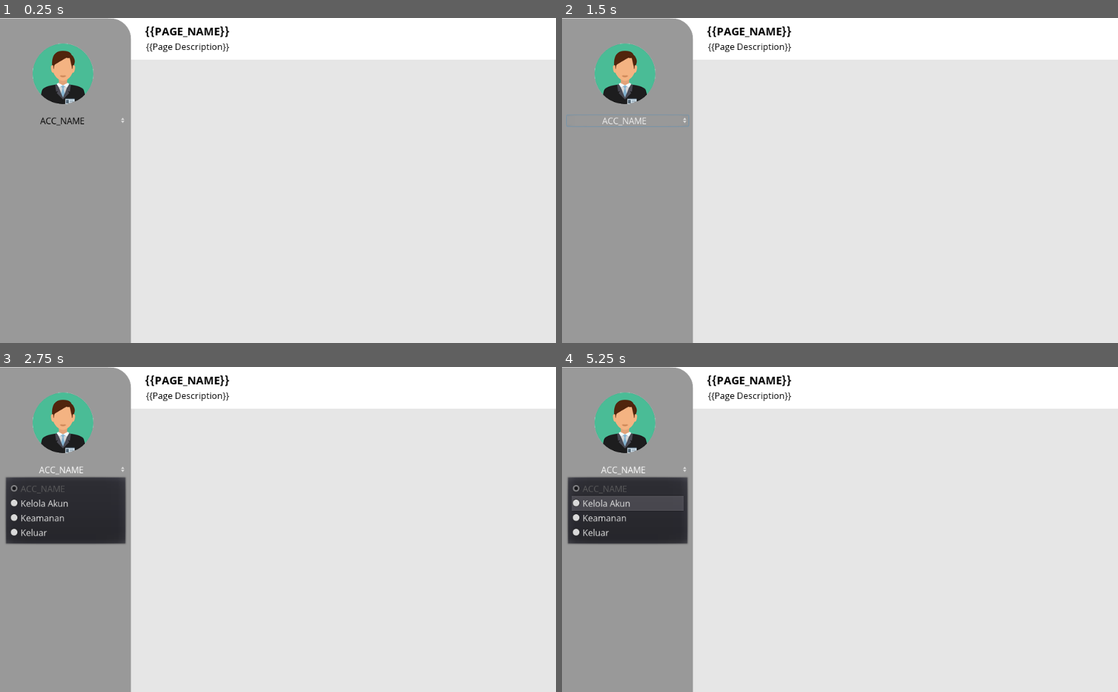
Above: before the commit, frames 1-4 (two rows, left to right).
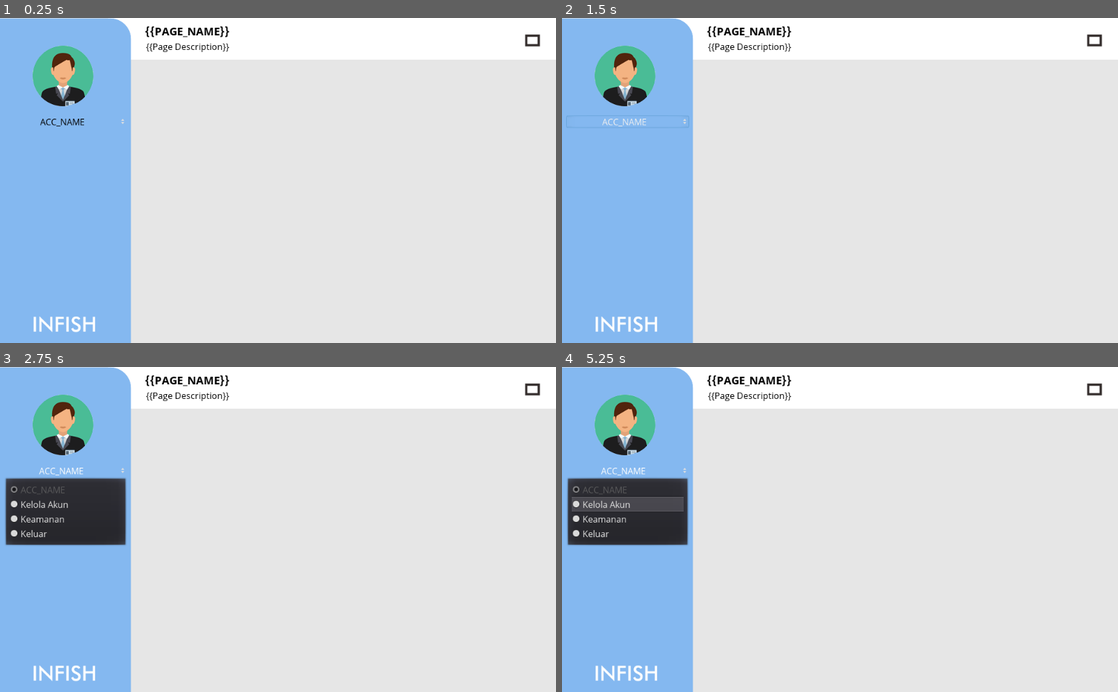
Above: after the commit, the same moments.

Repository: darkun7/Infish
Game: Godot game, scene res://src/view/layout/base.tscn
Two runs of this game, one before a commit and one after it. Both use one fixed random seed, a clock stepped at 60 frames per second and the inputs below. This scene is started directly instead of the project's main scene.
Inputs (mouse positions are in pixels of both pictures, inside the frame that each line leads up to):
- Up to frame 1 (0.25 s): no input
- Up to frame 2 (1.5 s): click "ACC_NAME" at 0.5 s; click (628, 323) at 1.27 s
- Up to frame 3 (2.75 s): click "ACC_NAME" at 2 s
- Up to frame 4 (5.25 s): click (628, 672) at 2.77 s; click "ACC_NAME" at 3.5 s; click (628, 672) at 4.27 s; tap Enter at 5 s

The runs differ from the first frame. In frame 1, 22% of the frame differs, in the area x 0-98%, y 0-100%; in frame 2, 22%; in frame 3, 18%; in frame 4, 19%.

Commit message:
Add some asset

Diff:
--- a/Infish Desktop/asset/ui/msgbox/MsgBox.gd
+++ b/Infish Desktop/asset/ui/msgbox/MsgBox.gd
@@ -11,14 +11,13 @@
 
 func open(type, title, message):
 	var word = (message.split(' ', false).size())*1.2
-	if type == "sukses" or type == "1":
-		$box.color = "00ffb1"
-	elif type == "info" or type == "2":
-		$box.color = "00fff9"
-	elif type == "error" or type == "3":
-		$box.color = "ff9c9c"
-	else:
-		$box.color = "ff9c9c"
+	match type:
+		"SUKSES":
+			$box.color = "00ffb1"
+		"INFO":
+			$box.color = "00fff9"
+		"ERROR":
+			$box.color = "ff9c9c"
 	$box/head/text.text = title
 	$box/message.text = message
 	$timer.wait_time = word
--- a/Infish Desktop/src/controller/AuthController.gd
+++ b/Infish Desktop/src/controller/AuthController.gd
@@ -25,10 +25,10 @@
 	var inputs = [fname, lname, phone, surel, sandi]
 	var reqs   = [1,1,1,1,1]
 	if(Handler.validate(inputs, reqs)):
-		$MsgBox.open("sukses","Pendaftaran","Anda berhasil melakukan pendaftaran.")
+		$MsgBox.open("SUKSES","Pendaftaran","Anda berhasil melakukan pendaftaran.")
 		_on_btn_goto_login_button_up()
 	else:
-		$MsgBox.open("error","Pendaftaran","Harap mengisi formulir pendaftaran.")
+		$MsgBox.open("ERROR","Pendaftaran","Harap mengisi formulir pendaftaran.")
 
 # ========= Login ========
 func _on_btn_login_button_up():
@@ -40,4 +40,4 @@
 	if(Handler.validate(inputs, reqs)):
 		get_tree().change_scene("res://src/view/Dasbor.tscn")
 	else:
-		$MsgBox.open("error","Masuk","Kredensial alamat surel/ kata sandi tidak tepat.")
+		$MsgBox.open("ERROR","Masuk","Kredensial alamat surel/ kata sandi tidak tepat.")
--- a/Infish Desktop/src/controller/DasborController.gd
+++ b/Infish Desktop/src/controller/DasborController.gd
@@ -1,6 +1,8 @@
 extends Control
 #onready var session =
 
+var active_page
+
 func _ready():
-	$layout/Header/Control/PageName.text = "Dasbor"
-	$layout/Header/Control/PageDesc.text = "Dasbor untuk "
+	$base/Header/Wraper/PageName.text = "Dasbor"
+	$base/Header/Wraper/PageDesc.text = "Dasbor untuk "
--- /dev/null
+++ b/Infish Desktop/src/modal/MySQL.gd
@@ -0,0 +1,9 @@
+extends HTTPRequest
+
+
+func _ready():
+	pass # Replace with function body.
+
+# Called every frame. 'delta' is the elapsed time since the previous frame.
+#func _process(delta):
+#	pass
--- a/Infish Desktop/src/view/Auth.tscn
+++ b/Infish Desktop/src/view/Auth.tscn
@@ -29,7 +29,6 @@
 margin_bottom = 602.0
 
 [node name="split" type="HSplitContainer" parent="container"]
-editor/display_folded = true
 margin_right = 1024.0
 margin_bottom = 602.0
 rect_min_size = Vector2( 1024, 600 )
@@ -44,7 +43,6 @@
 texture = ExtResource( 2 )
 
 [node name="r_side" type="CenterContainer" parent="container/split"]
-editor/display_folded = true
 margin_left = 688.0
 margin_right = 1024.0
 margin_bottom = 602.0
--- a/Infish Desktop/src/view/Dasbor.tscn
+++ /dev/null
@@ -1,155 +0,0 @@
-[gd_scene load_steps=9 format=2]
-
-[ext_resource path="res://src/controller/DasborController.gd" type="Script" id=1]
-[ext_resource path="res://src/view/layout/base.tscn" type="PackedScene" id=2]
-[ext_resource path="res://asset/ui/button/button_normal.png" type="Texture" id=3]
-[ext_resource path="res://asset/ui/button/button_hover.png" type="Texture" id=4]
-[ext_resource path="res://asset/ui/font/NotoSans-Bold.ttf" type="DynamicFontData" id=5]
-[ext_resource path="res://asset/ui/ui.theme" type="Theme" id=6]
-
-[sub_resource type="StyleBoxEmpty" id=1]
-
-[sub_resource type="DynamicFont" id=2]
-font_data = ExtResource( 5 )
-
-[node name="Dasbor" type="Control"]
-anchor_right = 1.0
-anchor_bottom = 1.0
-script = ExtResource( 1 )
-
-[node name="layout" parent="." instance=ExtResource( 2 )]
-
-[node name="menucontent" type="PanelContainer" parent="layout"]
-editor/display_folded = true
-margin_left = 25.0
-margin_top = 208.0
-margin_right = 221.0
-margin_bottom = 416.0
-custom_styles/panel = SubResource( 1 )
-
-[node name="ScrollContainer" type="ScrollContainer" parent="layout/menucontent"]
-margin_right = 196.0
-margin_bottom = 208.0
-
-[node name="VBoxContainer" type="VBoxContainer" parent="layout/menucontent/ScrollContainer"]
-margin_right = 180.0
-margin_bottom = 242.0
-
-[node name="button" type="TextureButton" parent="layout/menucontent/ScrollContainer/VBoxContainer"]
-editor/display_folded = true
-margin_right = 180.0
-margin_bottom = 37.0
-texture_normal = ExtResource( 3 )
-texture_hover = ExtResource( 4 )
-stretch_mode = 5
-
-[node name="Label" type="Label" parent="layout/menucontent/ScrollContainer/VBoxContainer/button"]
-anchor_right = 1.0
-anchor_bottom = 1.0
-margin_left = 15.0
-custom_fonts/font = SubResource( 2 )
-custom_colors/font_color = Color( 0, 0, 0, 1 )
-text = "Button Text"
-valign = 1
-
-[node name="button2" type="TextureButton" parent="layout/menucontent/ScrollContainer/VBoxContainer"]
-editor/display_folded = true
-margin_top = 41.0
-margin_right = 180.0
-margin_bottom = 78.0
-texture_normal = ExtResource( 3 )
-texture_hover = ExtResource( 4 )
-stretch_mode = 5
-
-[node name="Label" type="Label" parent="layout/menucontent/ScrollContainer/VBoxContainer/button2"]
-anchor_right = 1.0
-anchor_bottom = 1.0
-margin_left = 15.0
-custom_fonts/font = SubResource( 2 )
-custom_colors/font_color = Color( 0, 0, 0, 1 )
-text = "Button Text"
-valign = 1
-
-[node name="button3" type="TextureButton" parent="layout/menucontent/ScrollContainer/VBoxContainer"]
-editor/display_folded = true
-margin_top = 82.0
-margin_right = 180.0
-margin_bottom = 119.0
-texture_normal = ExtResource( 3 )
-texture_hover = ExtResource( 4 )
-stretch_mode = 5
-
-[node name="Label" type="Label" parent="layout/menucontent/ScrollContainer/VBoxContainer/button3"]
-anchor_right = 1.0
-anchor_bottom = 1.0
-margin_left = 15.0
-custom_fonts/font = SubResource( 2 )
-custom_colors/font_color = Color( 0, 0, 0, 1 )
-text = "Button Text"
-valign = 1
-
-[node name="button4" type="TextureButton" parent="layout/menucontent/ScrollContainer/VBoxContainer"]
-editor/display_folded = true
-margin_top = 123.0
-margin_right = 180.0
-margin_bottom = 160.0
-texture_normal = ExtResource( 3 )
-texture_hover = ExtResource( 4 )
-stretch_mode = 5
-
-[node name="Label" type="Label" parent="layout/menucontent/ScrollContainer/VBoxContainer/button4"]
-anchor_right = 1.0
-anchor_bottom = 1.0
-margin_left = 15.0
-custom_fonts/font = SubResource( 2 )
-custom_colors/font_color = Color( 0, 0, 0, 1 )
-text = "Button Text"
-valign = 1
-
-[node name="button5" type="TextureButton" parent="layout/menucontent/ScrollContainer/VBoxContainer"]
-editor/display_folded = true
-margin_top = 164.0
-margin_right = 180.0
-margin_bottom = 201.0
-texture_normal = ExtResource( 3 )
-texture_hover = ExtResource( 4 )
-stretch_mode = 5
-
-[node name="Label" type="Label" parent="layout/menucontent/ScrollContainer/VBoxContainer/button5"]
-anchor_right = 1.0
-anchor_bottom = 1.0
-margin_left = 15.0
-custom_fonts/font = SubResource( 2 )
-custom_colors/font_color = Color( 0, 0, 0, 1 )
-text = "Button Text"
-valign = 1
-
-[node name="button6" type="TextureButton" parent="layout/menucontent/ScrollContainer/VBoxContainer"]
-margin_top = 205.0
-margin_right = 180.0
-margin_bottom = 242.0
-texture_normal = ExtResource( 3 )
-texture_hover = ExtResource( 4 )
-stretch_mode = 5
-
-[node name="Label" type="Label" parent="layout/menucontent/ScrollContainer/VBoxContainer/button6"]
-anchor_right = 1.0
-anchor_bottom = 1.0
-margin_left = 15.0
-custom_fonts/font = SubResource( 2 )
-custom_colors/font_color = Color( 0, 0, 0, 1 )
-text = "Button Text"
-valign = 1
-
-[node name="pagecontent" type="PanelContainer" parent="layout"]
-margin_left = 258.0
-margin_top = 92.0
-margin_right = 1004.0
-margin_bottom = 582.0
-theme = ExtResource( 6 )
-
-[node name="ScrollContainer" type="ScrollContainer" parent="layout/pagecontent"]
-margin_right = 746.0
-margin_bottom = 490.0
-
-[node name="HBoxContainer" type="HBoxContainer" parent="layout/pagecontent/ScrollContainer"]
--- /dev/null
+++ b/Infish Desktop/src/view/layout/base.gd
@@ -0,0 +1,29 @@
+extends Control
+
+var fullscreen_mode = true
+
+func _ready():
+	#OS.window_borderless = true
+	pass
+
+# ========= Events ========
+func _on_quit_button_up():
+	get_tree().quit()
+
+func _on_fullscreen_button_up():
+	fullscreen(fullscreen_mode)
+	fullscreen_mode = !fullscreen_mode
+
+func _on_minimize_button_up():
+	OS.window_minimized = true
+
+# ========= Methods ========
+func fullscreen(type : bool = true):
+	OS.window_fullscreen = type
+	if (type):
+		#OS.window_borderless = false
+		$Control/fullscreen.set("texture_normal", load("res://asset/ui/icon/navigator/fullscreen-0.png"))
+	else:
+		#OS.window_borderless = true
+		$Control/fullscreen.set("texture_normal", load("res://asset/ui/icon/navigator/fullscreen-1.png"))
+	pass
--- a/Infish Desktop/src/view/layout/base.tscn
+++ b/Infish Desktop/src/view/layout/base.tscn
@@ -1,31 +1,39 @@
-[gd_scene load_steps=11 format=2]
+[gd_scene load_steps=17 format=2]
 
-[ext_resource path="res://asset/ui/font/NotoSans-Bold.ttf" type="DynamicFontData" id=1]
-[ext_resource path="res://asset/ui/font/OpenSans-Bold.ttf" type="DynamicFontData" id=2]
-[ext_resource path="res://asset/ui/font/OpenSans-Regular.ttf" type="DynamicFontData" id=3]
-[ext_resource path="res://asset/img/Petugas Kearsipan.png" type="Texture" id=4]
-[ext_resource path="res://asset/ui/ui.theme" type="Theme" id=5]
+[ext_resource path="res://src/view/layout/base.gd" type="Script" id=1]
+[ext_resource path="res://asset/ui/font/NotoSans-Bold.ttf" type="DynamicFontData" id=2]
+[ext_resource path="res://asset/ui/font/OpenSans-Bold.ttf" type="DynamicFontData" id=3]
+[ext_resource path="res://asset/ui/font/OpenSans-Regular.ttf" type="DynamicFontData" id=4]
+[ext_resource path="res://asset/ui/icon/navigator/fullscreen-1.png" type="Texture" id=5]
+[ext_resource path="res://asset/ui/icon/navigator/quit.png" type="Texture" id=6]
+[ext_resource path="res://asset/ui/icon/navigator/minimize.png" type="Texture" id=7]
+[ext_resource path="res://asset/img/logo_mini_white.png" type="Texture" id=8]
+[ext_resource path="res://asset/img/logo_mini_colored.png" type="Texture" id=9]
+[ext_resource path="res://asset/ui/ui.theme" type="Theme" id=10]
+[ext_resource path="res://asset/img/Petugas Kearsipan.png" type="Texture" id=11]
+
+[sub_resource type="DynamicFont" id=1]
+size = 20
+font_data = ExtResource( 2 )
+
+[sub_resource type="DynamicFont" id=2]
+font_data = ExtResource( 3 )
 
 [sub_resource type="DynamicFont" id=3]
-size = 20
-font_data = ExtResource( 1 )
+font_data = ExtResource( 4 )
 
-[sub_resource type="DynamicFont" id=4]
-font_data = ExtResource( 2 )
-
-[sub_resource type="DynamicFont" id=5]
-font_data = ExtResource( 3 )
-
-[sub_resource type="StyleBoxFlat" id=1]
+[sub_resource type="StyleBoxFlat" id=4]
+bg_color = Color( 0.517647, 0.721569, 0.941176, 1 )
 border_color = Color( 0, 0, 0, 1 )
 corner_radius_top_right = 38
 corner_detail = 23
 
-[sub_resource type="CanvasItemMaterial" id=2]
+[sub_resource type="CanvasItemMaterial" id=5]
 
 [node name="layout" type="Control"]
 anchor_right = 1.0
 anchor_bottom = 1.0
+script = ExtResource( 1 )
 
 [node name="bg_content" type="ColorRect" parent="."]
 anchor_right = 1.0
@@ -33,6 +41,7 @@
 color = Color( 0.901961, 0.901961, 0.901961, 1 )
 
 [node name="Header" type="MarginContainer" parent="."]
+editor/display_folded = true
 anchor_right = 1.0
 margin_left = 199.0
 margin_bottom = 77.0
@@ -41,21 +50,22 @@
 margin_right = 825.0
 margin_bottom = 77.0
 
-[node name="Control" type="Control" parent="Header"]
+[node name="Wraper" type="Control" parent="Header"]
+editor/display_folded = true
 margin_right = 825.0
 margin_bottom = 77.0
 
-[node name="PageName" type="Label" parent="Header/Control"]
+[node name="PageName" type="Label" parent="Header/Wraper"]
 anchor_right = 1.0
 margin_left = 67.6541
 margin_top = 10.0
 margin_right = -393.346
 margin_bottom = 38.0
-custom_fonts/font = SubResource( 3 )
+custom_fonts/font = SubResource( 1 )
 custom_colors/font_color = Color( 0, 0, 0, 1 )
 text = "{{PAGE_NAME}}"
 
-[node name="PageDesc" type="RichTextLabel" parent="Header/Control"]
+[node name="PageDesc" type="RichTextLabel" parent="Header/Wraper"]
 anchor_top = 1.0
 anchor_right = 1.0
 anchor_bottom = 1.0
@@ -63,25 +73,75 @@
 margin_top = -36.0
 margin_right = -394.346
 margin_bottom = -7.0
-custom_fonts/bold_italics_font = SubResource( 4 )
-custom_fonts/normal_font = SubResource( 5 )
+custom_fonts/bold_italics_font = SubResource( 2 )
+custom_fonts/normal_font = SubResource( 3 )
 custom_colors/default_color = Color( 0, 0, 0, 1 )
 text = "{{Page Description}}"
+
+[node name="Control" type="Control" parent="."]
+anchor_left = 1.0
+anchor_right = 1.0
+margin_left = -140.0
+margin_top = 20.0
+margin_bottom = 77.0
+
+[node name="fullscreen" type="TextureButton" parent="Control"]
+margin_left = 74.0
+margin_right = 120.0
+margin_bottom = 43.0
+texture_normal = ExtResource( 5 )
+expand = true
+stretch_mode = 5
+
+[node name="quit" type="TextureButton" parent="Control"]
+visible = false
+margin_left = 35.6
+margin_right = 79.6
+margin_bottom = 43.0
+texture_normal = ExtResource( 6 )
+expand = true
+stretch_mode = 5
+
+[node name="minimize" type="TextureButton" parent="Control"]
+visible = false
+margin_left = -3.20007
+margin_top = 0.0500031
+margin_right = 43.7999
+margin_bottom = 43.05
+texture_normal = ExtResource( 7 )
+expand = true
+stretch_mode = 5
 
 [node name="PanelContainer" type="PanelContainer" parent="."]
 margin_top = 1.0
 margin_right = 241.0
 margin_bottom = 600.0
-custom_styles/panel = SubResource( 1 )
+custom_styles/panel = SubResource( 4 )
 
 [node name="VBoxContainer" type="VBoxContainer" parent="PanelContainer"]
 margin_right = 241.0
 margin_bottom = 599.0
 
+[node name="Footer" type="Control" parent="PanelContainer/VBoxContainer"]
+margin_right = 241.0
+
+[node name="mini_logo" type="TextureButton" parent="PanelContainer/VBoxContainer/Footer"]
+margin_left = -2.0
+margin_top = 530.0
+margin_right = 239.0
+margin_bottom = 599.0
+texture_normal = ExtResource( 8 )
+texture_pressed = ExtResource( 9 )
+texture_hover = ExtResource( 8 )
+expand = true
+stretch_mode = 3
+
 [node name="bg_side" type="ColorRect" parent="PanelContainer/VBoxContainer"]
 show_behind_parent = true
-material = SubResource( 2 )
+material = SubResource( 5 )
+margin_top = 4.0
 margin_right = 241.0
+margin_bottom = 4.0
 color = Color( 0.768627, 0.768627, 0.768627, 1 )
 
 [node name="user_box" type="VBoxContainer" parent="PanelContainer/VBoxContainer/bg_side"]
@@ -96,6 +156,20 @@
 margin_right = 241.0
 margin_bottom = 76.0
 
+[node name="OptionButton" type="OptionButton" parent="PanelContainer/VBoxContainer/bg_side/user_box/Control"]
+anchor_top = 0.5
+anchor_bottom = 0.5
+margin_left = 8.0
+margin_top = 97.0
+margin_right = 234.0
+margin_bottom = 120.0
+theme = ExtResource( 10 )
+text = "ACC_NAME"
+flat = true
+align = 1
+items = [ "ACC_NAME", null, true, 0, null, "Kelola Akun", null, false, 1, null, "Keamanan", null, false, 5, null, "Keluar", null, false, 3, null ]
+selected = 0
+
 [node name="ProfilPict" type="TextureRect" parent="PanelContainer/VBoxContainer/bg_side/user_box/Control"]
 anchor_left = 0.5
 anchor_right = 0.5
@@ -106,19 +180,9 @@
 size_flags_horizontal = 14
 size_flags_vertical = 13
 size_flags_stretch_ratio = 0.0
-texture = ExtResource( 4 )
+texture = ExtResource( 11 )
 stretch_mode = 6
 
-[node name="OptionButton" type="OptionButton" parent="PanelContainer/VBoxContainer/bg_side/user_box/Control"]
-anchor_top = 0.5
-anchor_bottom = 0.5
-margin_left = 8.0
-margin_top = 99.0
-margin_right = 234.0
-margin_bottom = 122.0
-theme = ExtResource( 5 )
-text = "ACC_NAME"
-flat = true
-align = 1
-items = [ "ACC_NAME", null, true, 0, null, "Kelola Akun", null, false, 1, null, "Keamanan", null, false, 5, null, "Keluar", null, false, 3, null ]
-selected = 0
+[connection signal="button_up" from="Control/fullscreen" to="." method="_on_fullscreen_button_up"]
+[connection signal="button_up" from="Control/quit" to="." method="_on_quit_button_up"]
+[connection signal="button_up" from="Control/minimize" to="." method="_on_minimize_button_up"]
--- /dev/null
+++ b/Infish Desktop/src/view/user/petugas_kearsipan/Dasbor.tscn
@@ -0,0 +1,141 @@
+[gd_scene load_steps=13 format=2]
+
+[ext_resource path="res://src/controller/DasborController.gd" type="Script" id=1]
+[ext_resource path="res://src/view/layout/base.tscn" type="PackedScene" id=2]
+[ext_resource path="res://asset/ui/ui.theme" type="Theme" id=3]
+[ext_resource path="res://asset/ui/button/button_normal.png" type="Texture" id=4]
+[ext_resource path="res://asset/ui/button/button_hover.png" type="Texture" id=5]
+[ext_resource path="res://asset/ui/button/button_active.png" type="Texture" id=6]
+[ext_resource path="res://asset/ui/font/NotoSans-Bold.ttf" type="DynamicFontData" id=7]
+[ext_resource path="res://asset/ui/icon/blue/icon_fish_blue.svg" type="Texture" id=8]
+[ext_resource path="res://asset/ui/icon/blue/icon_rp_blue.svg" type="Texture" id=9]
+[ext_resource path="res://asset/ui/icon/blue/icon_print_blue.svg" type="Texture" id=10]
+
+[sub_resource type="StyleBoxEmpty" id=1]
+
+[sub_resource type="DynamicFont" id=2]
+font_data = ExtResource( 7 )
+
+[node name="Dasbor" type="Control"]
+anchor_right = 1.0
+anchor_bottom = 1.0
+script = ExtResource( 1 )
+
+[node name="base" parent="." instance=ExtResource( 2 )]
+margin_top = 1.67017
+margin_bottom = 1.67017
+
+[node name="menucontent" type="PanelContainer" parent="base"]
+margin_left = 17.0
+margin_top = 208.0
+margin_right = 228.0
+margin_bottom = 416.0
+custom_styles/panel = SubResource( 1 )
+
+[node name="scroll" type="ScrollContainer" parent="base/menucontent"]
+margin_right = 211.0
+margin_bottom = 208.0
+theme = ExtResource( 3 )
+
+[node name="container" type="VBoxContainer" parent="base/menucontent/scroll"]
+margin_right = 180.0
+margin_bottom = 101.0
+
+[node name="btn_pengusaha" type="TextureButton" parent="base/menucontent/scroll/container"]
+margin_right = 180.0
+margin_bottom = 31.0
+texture_normal = ExtResource( 4 )
+texture_hover = ExtResource( 5 )
+texture_focused = ExtResource( 6 )
+stretch_mode = 5
+
+[node name="Label" type="Label" parent="base/menucontent/scroll/container/btn_pengusaha"]
+anchor_right = 1.0
+anchor_bottom = 1.0
+margin_left = 36.0
+margin_right = 16.0
+margin_bottom = 1.0
+custom_fonts/font = SubResource( 2 )
+custom_colors/font_color = Color( 0, 0, 0, 1 )
+text = "Kelola Pengusaha"
+valign = 1
+
+[node name="Icon" type="TextureRect" parent="base/menucontent/scroll/container/btn_pengusaha"]
+anchor_right = 1.0
+anchor_bottom = 1.0
+margin_left = 8.0
+margin_right = -149.0
+texture = ExtResource( 8 )
+expand = true
+stretch_mode = 6
+
+[node name="btn_penjualan" type="TextureButton" parent="base/menucontent/scroll/container"]
+margin_top = 35.0
+margin_right = 180.0
+margin_bottom = 66.0
+texture_normal = ExtResource( 4 )
+texture_hover = ExtResource( 5 )
+texture_focused = ExtResource( 6 )
+stretch_mode = 5
+
+[node name="Label" type="Label" parent="base/menucontent/scroll/container/btn_penjualan"]
+anchor_right = 1.0
+anchor_bottom = 1.0
+margin_left = 36.0
+margin_right = 16.0
+margin_bottom = 1.0
+custom_fonts/font = SubResource( 2 )
+custom_colors/font_color = Color( 0, 0, 0, 1 )
+text = "Penjualan"
+valign = 1
+
+[node name="Icon" type="TextureRect" parent="base/menucontent/scroll/container/btn_penjualan"]
+anchor_right = 1.0
+anchor_bottom = 1.0
+margin_left = 8.0
+margin_right = -149.0
+texture = ExtResource( 9 )
+expand = true
+stretch_mode = 6
+
+[node name="lapran" type="TextureButton" parent="base/menucontent/scroll/container"]
+margin_top = 70.0
+margin_right = 180.0
+margin_bottom = 101.0
+texture_normal = ExtResource( 4 )
+texture_hover = ExtResource( 5 )
+texture_focused = ExtResource( 6 )
+stretch_mode = 5
+
+[node name="Label" type="Label" parent="base/menucontent/scroll/container/lapran"]
+anchor_right = 1.0
+anchor_bottom = 1.0
+margin_left = 36.0
+margin_right = 16.0
+margin_bottom = 1.0
+custom_fonts/font = SubResource( 2 )
+custom_colors/font_color = Color( 0, 0, 0, 1 )
+text = "Laporan"
+valign = 1
+
+[node name="Icon" type="TextureRect" parent="base/menucontent/scroll/container/lapran"]
+anchor_right = 1.0
+anchor_bottom = 1.0
+margin_left = 8.0
+margin_right = -149.0
+texture = ExtResource( 10 )
+expand = true
+stretch_mode = 6
+
+[node name="pagecontent" type="PanelContainer" parent="base"]
+margin_left = 258.0
+margin_top = 92.0
+margin_right = 1004.0
+margin_bottom = 582.0
+theme = ExtResource( 3 )
+
+[node name="scroll" type="ScrollContainer" parent="base/pagecontent"]
+margin_right = 746.0
+margin_bottom = 490.0
+
+[node name="container" type="HBoxContainer" parent="base/pagecontent/scroll"]
Binary file added: Infish Desktop/asset/img/logo_mini_colored.png
Not shown, added: Infish Desktop/asset/img/logo_mini_colored.png.import
Binary file added: Infish Desktop/asset/img/logo_mini_white.png
Not shown, added: Infish Desktop/asset/img/logo_mini_white.png.import
Binary file changed: Infish Desktop/asset/ui/button/button_normal.png
Binary file added: Infish Desktop/asset/ui/icon/navigator/fullscreen-0.png
Not shown, added: Infish Desktop/asset/ui/icon/navigator/fullscreen-0.png.import
Binary file added: Infish Desktop/asset/ui/icon/navigator/fullscreen-1.png
Not shown, added: Infish Desktop/asset/ui/icon/navigator/fullscreen-1.png.import
Binary file added: Infish Desktop/asset/ui/icon/navigator/minimize.png
Not shown, added: Infish Desktop/asset/ui/icon/navigator/minimize.png.import
Binary file added: Infish Desktop/asset/ui/icon/navigator/quit.png
(and 9 more such lines)
